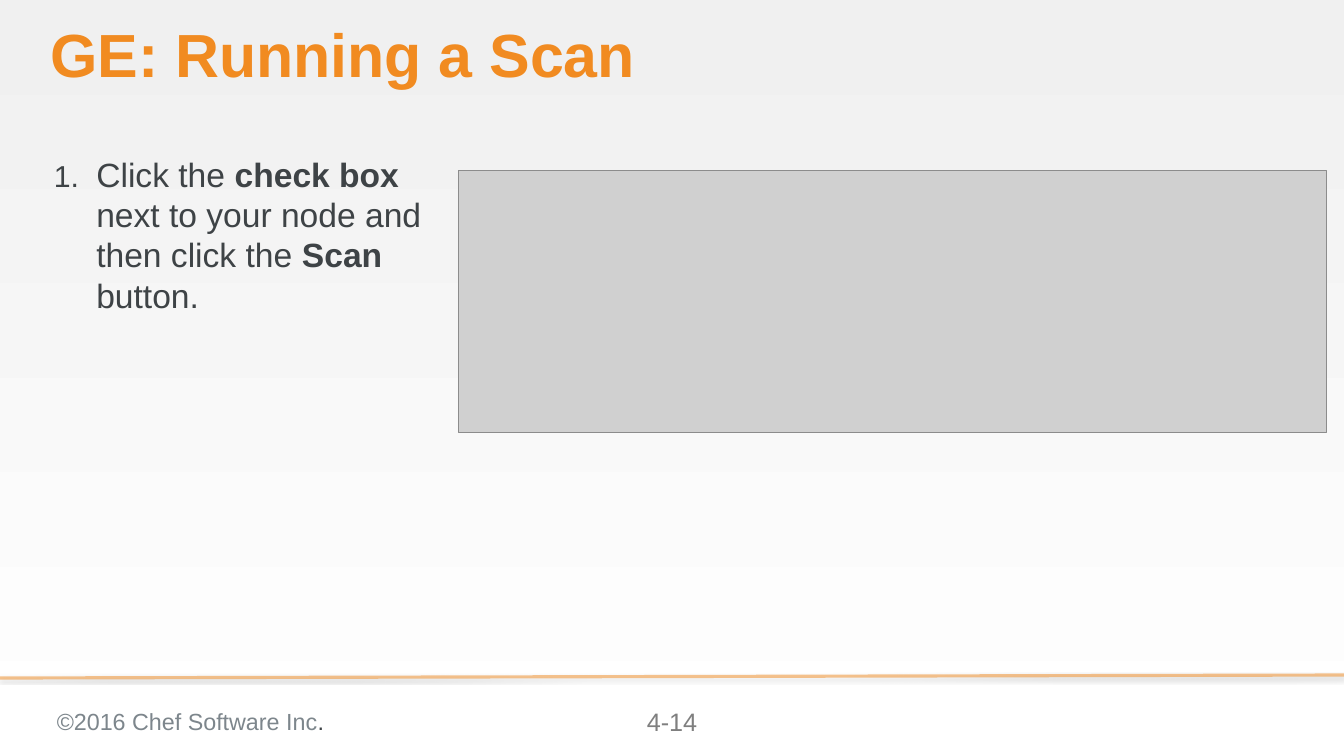
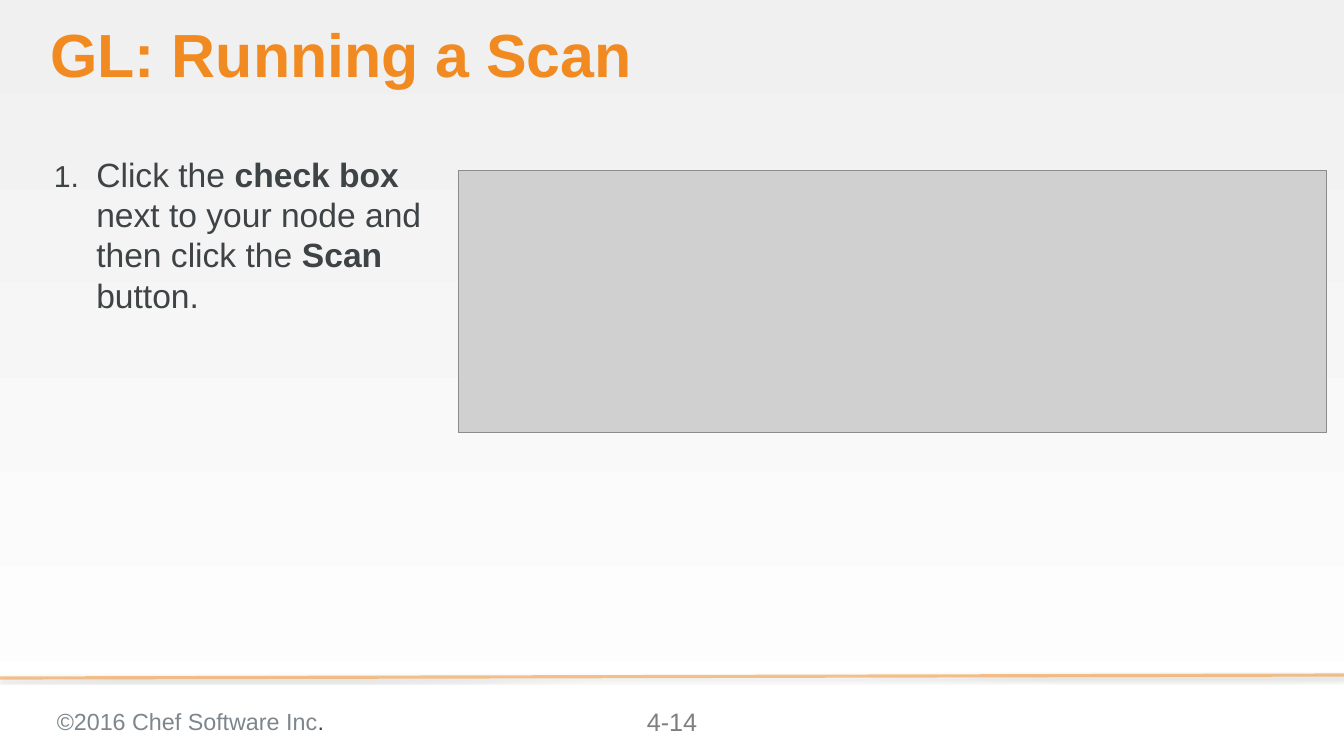
Before and after one commit to bchamby/chef-compliance-installation-configuration-operation, a slide deck: slide 14 of 04-initial-configuration-scans-win.pptx. Drawn at 1344x756 pixels with LibreOffice and Linux fonts; fonts in the diff are those of the drawing; grey boxes stand for pictures; background and template pictures are left out. Boxes give left, top, right and bottom in pixels: in the first picture for what was removed or moved away, otherwise in the second. Text is boxed around its words. In the diff, an @@ line names an element or a change of style, - is before the commit and + after.

Commit message:
04-initial-configuration-scans-win updated scan lab removed redundant and incomplete remediation lab

```diff
--- a/04-initial-configuration-scans-win.pptx
+++ b/04-initial-configuration-scans-win.pptx
@@ title at (50,33,631,89): text changed @@
-GE: Running a Scan
+GL: Running a Scan
```
Also in this commit, not shown: 15 other slides changed, 1 slide added, 39 slides removed.
